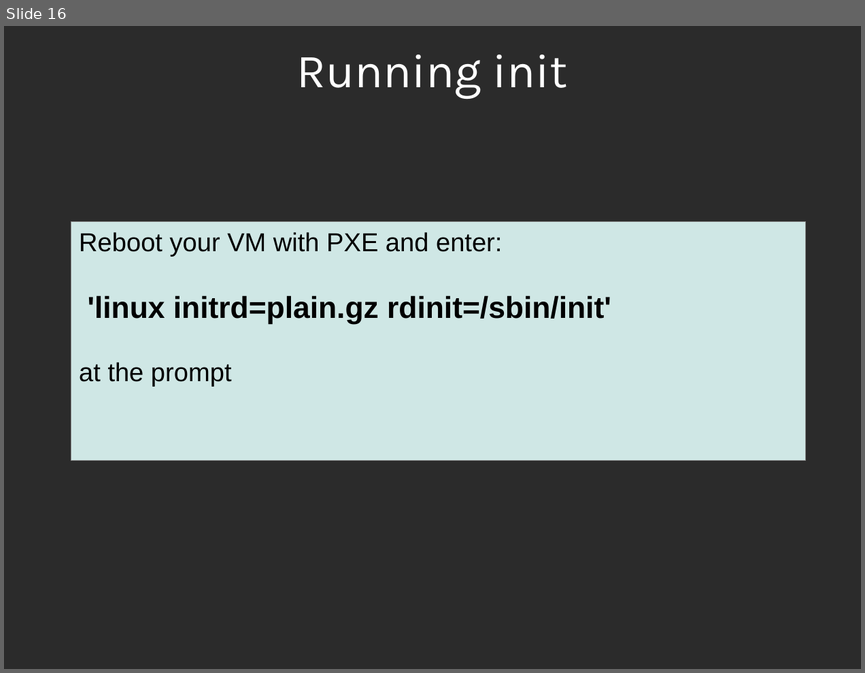
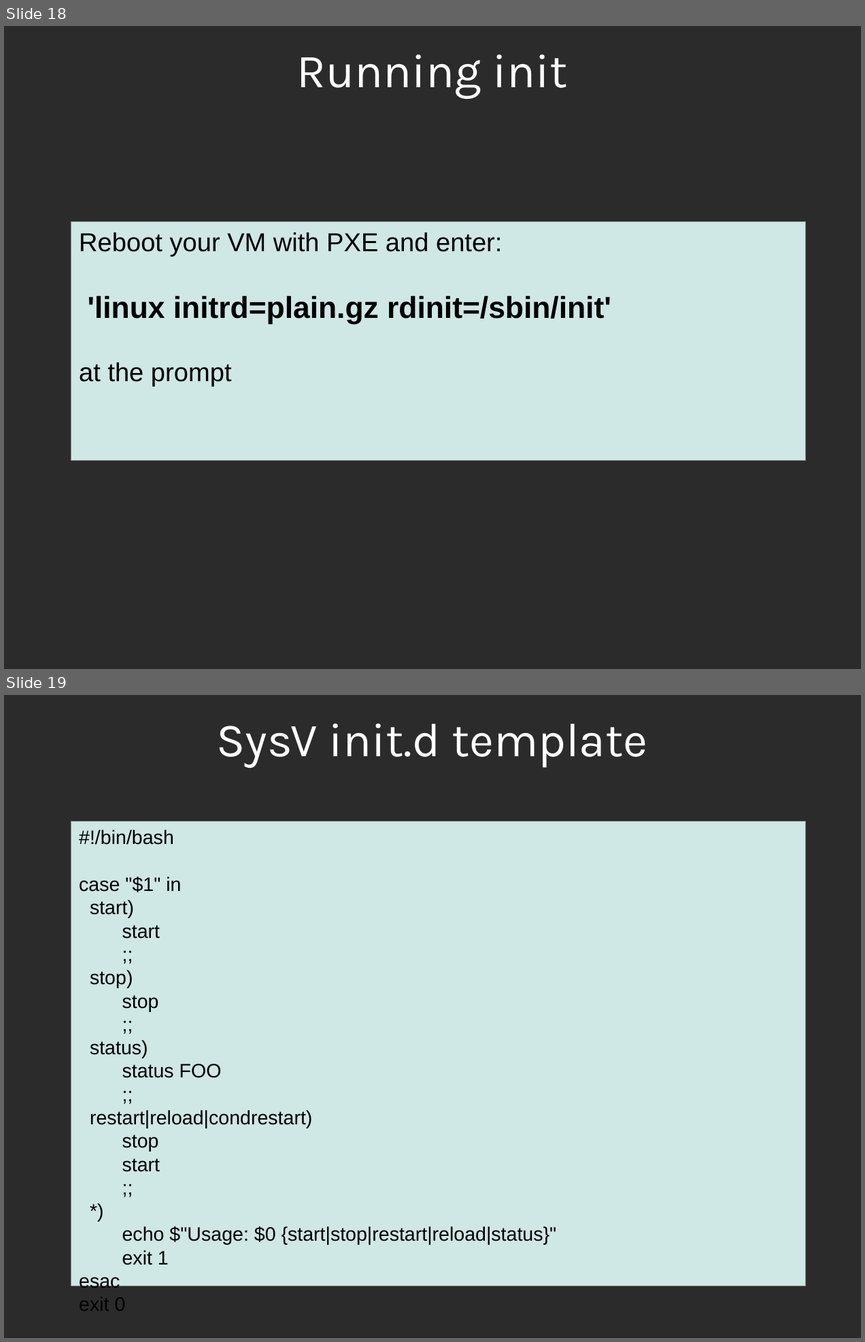
Before and after one commit to sphaero/workshops, a slide deck: LinuxUpAndRunning/presentation.odp. Shown one above the other, each under a label of ours: slide 16 before the commit, slides 18 and 19 after it. The pictures are 865x673 and 865x1342 pixels, drawn with LibreOffice and Linux fonts; fonts in the diff are those of the drawing; background and template pictures are left out; a plain dark background stands for a picture behind light text. Boxes give left, top, right and bottom in pixels: in the first picture for what was removed or moved away, otherwise in the second. Text is boxed around its words. In the diff, an @@ line names an element or a change of style, - is before the commit and + after.

```diff
--- a/LinuxUpAndRunning/presentation.odp
+++ b/LinuxUpAndRunning/presentation.odp
@@ slide 19 added at <box>4,695,861,1338</box>, background picture (left out) @@
@@ title added at <box>217,724,647,768</box>, 44 pt, text #FFFFFF @@
+SysV init.d template
@@ rectangle added at <box>71,821,806,1287</box>, fill #CFE7E5, outline #808080 0 pt, 18 pt, text #000000 @@
+#!/bin/bash
+case "$1" in
+start)
+start
+;;
+stop)
+stop
+;;
+status)
+status FOO
+;;
+restart|reload|condrestart)
+stop
+start
+;;
+*)
+echo $"Usage: $0 {start|stop|restart|reload|status}"
+exit 1
+esac
+exit 0
@@ what was slide 16 is now slide 18 @@
```
Also in this commit, not shown: 5 other slides added.
